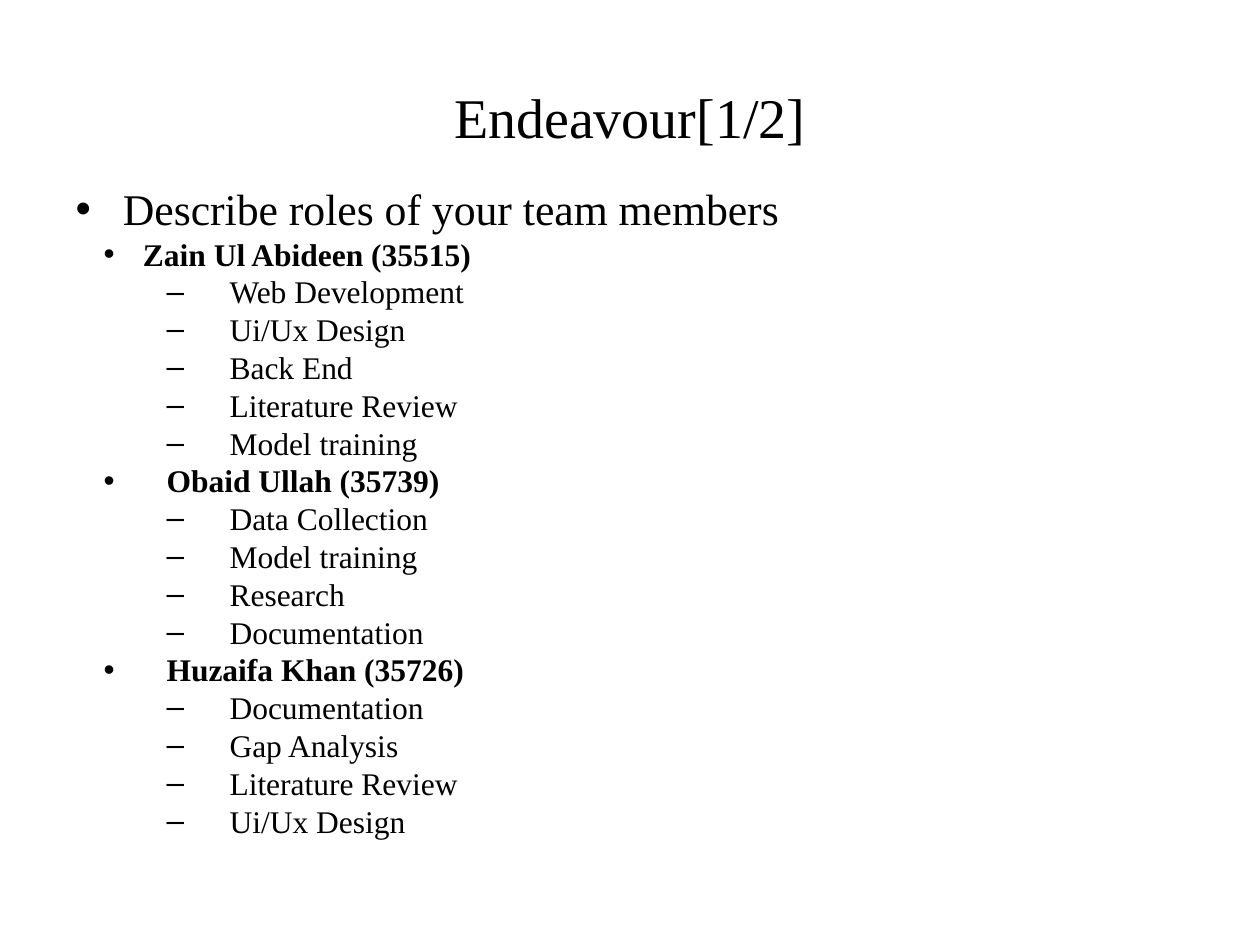
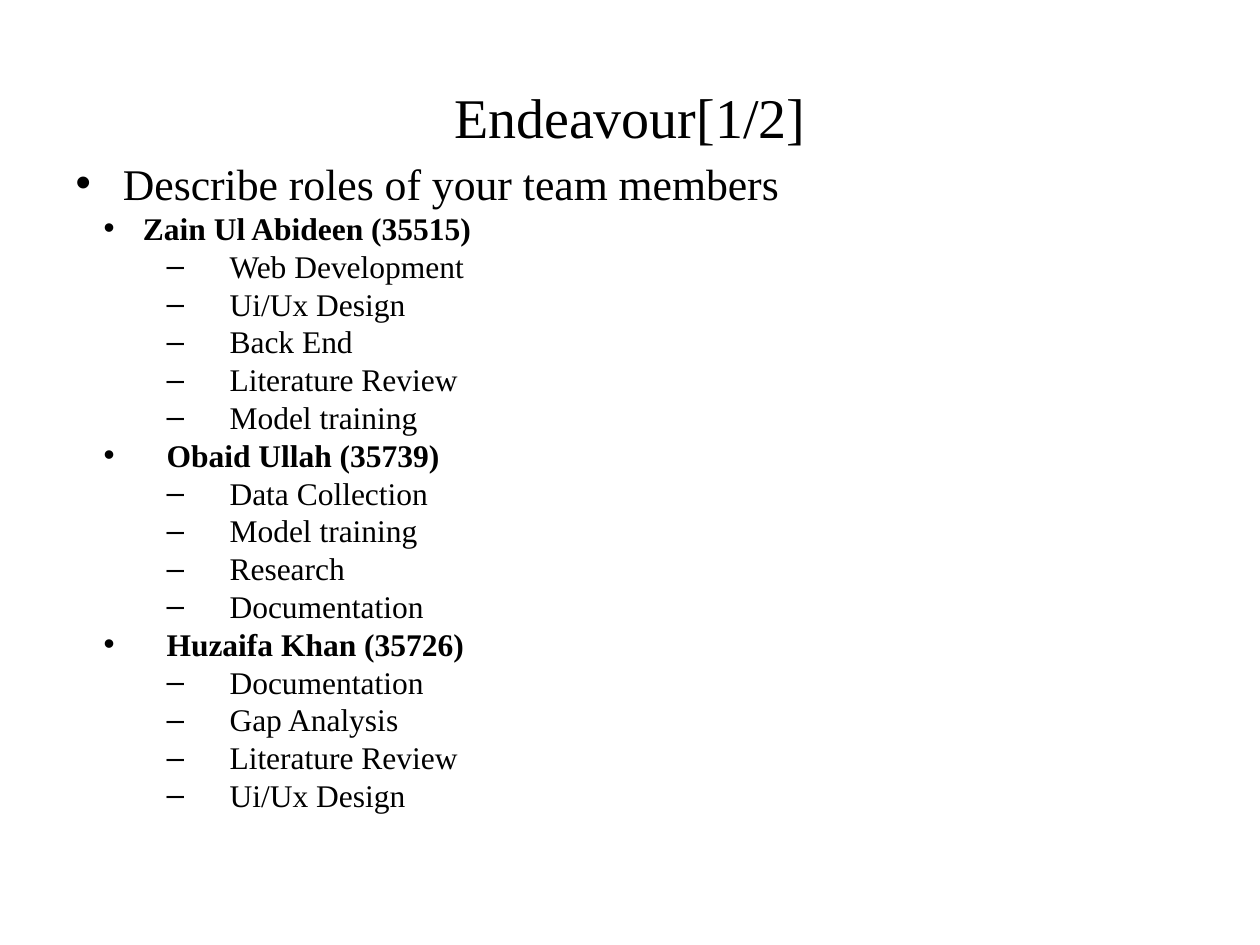
Before and after one commit to pandistic-zain/Fitnesstan--FYP, a slide deck: slide 39 of fitnesstan-documentation/FItnessstan_Final Presentation_Part 2.pptx (slide 38 before the commit). Drawn at 1260x945 pixels with LibreOffice and Linux fonts; fonts in the diff are those of the drawing; background and template pictures are left out. Boxes give left, top, right and bottom in pixels: in the first picture for what was removed or moved away, otherwise in the second. Text is boxed around its words. In the diff, an @@ line names an element or a change of style, - is before the commit and + after.

Commit message:
`Updated Fitnessstan documentation and Fitnesstan_Documentation files with minor changes and corrections`

```diff
--- a/fitnesstan-documentation/FItnessstan_Final Presentation_Part 2.pptx
+++ b/fitnesstan-documentation/FItnessstan_Final Presentation_Part 2.pptx
@@ text "Describe roles of your team ...": place and size @@
-text "Describe roles of your team ..." at [123,194,779,839]
+text "Describe roles of your team ..." at [123,169,779,813]
```
Also in this commit, not shown: 4 other slides changed, 2 slides added, 1 slide removed, 3 other files.
